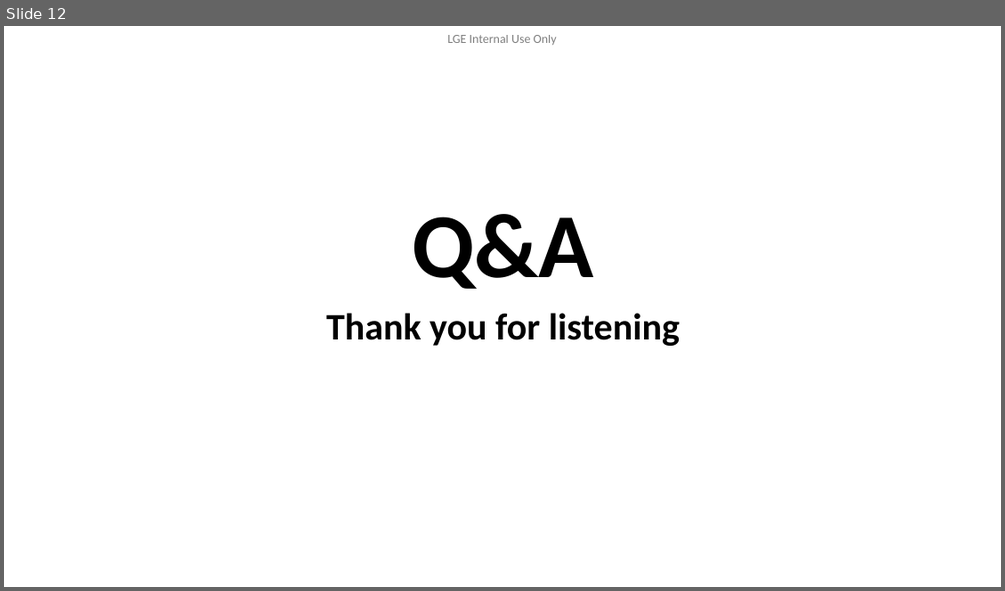
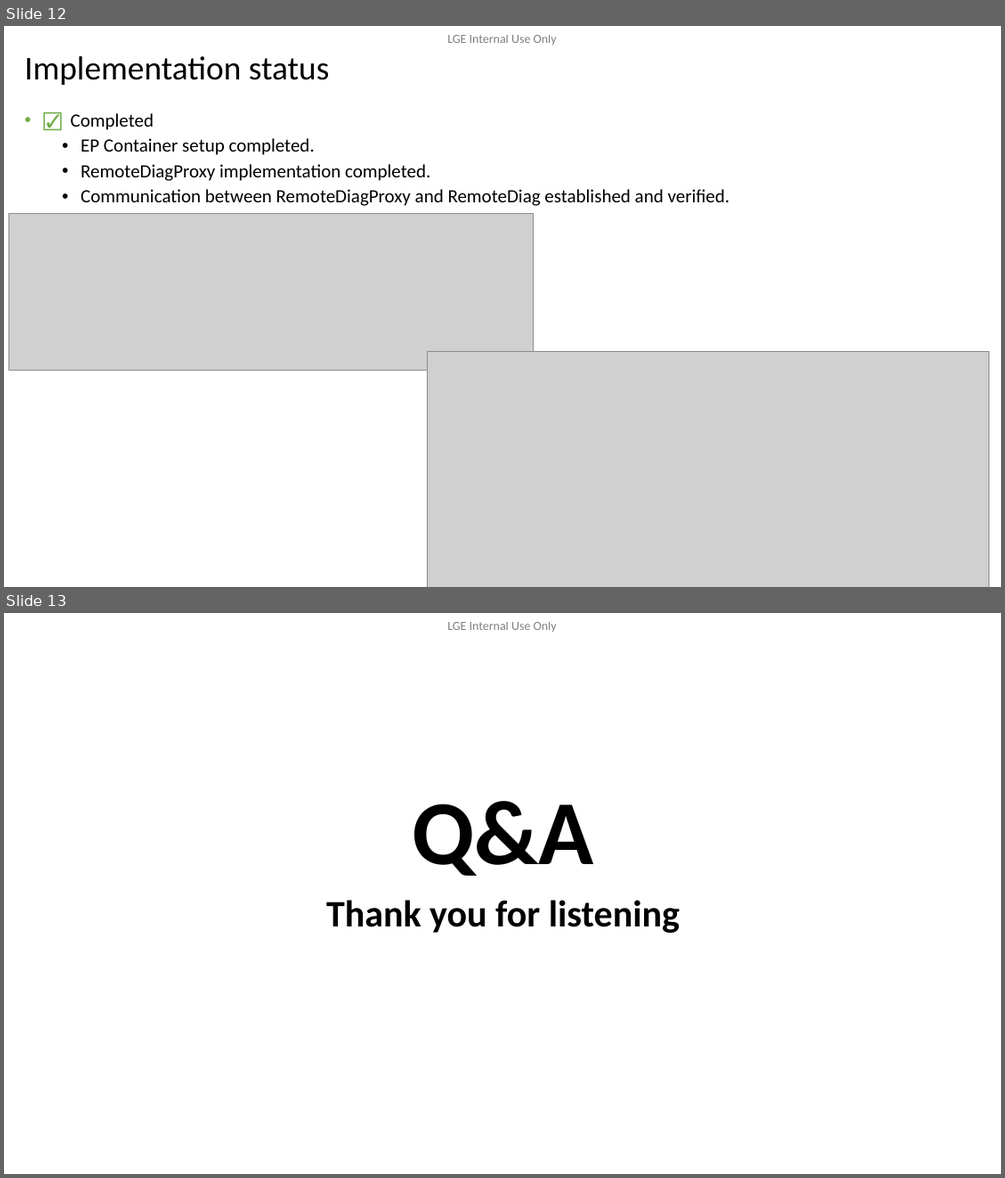
Before and after one commit to btqt/fe, a slide deck: design/FE_phi.vu_Design of Secure Remote Diag on Container Separation Architecture_3rd.pptx. Shown one above the other, each under a label of ours: slide 12 before the commit, slides 12 and 13 after it. The pictures are 1005x591 and 1005x1178 pixels, drawn with LibreOffice and Linux fonts; fonts in the diff are those of the drawing; grey boxes stand for pictures; background and template pictures are left out. Boxes give left, top, right and bottom in pixels: in the first picture for what was removed or moved away, otherwise in the second. Text is boxed around its words. In the diff, an @@ line names an element or a change of style, - is before the commit and + after.

```diff
--- a/design/FE_phi.vu_Design of Secure Remote Diag on Container Separation Architecture_3rd.pptx
+++ b/design/FE_phi.vu_Design of Secure Remote Diag on Container Separation Architecture_3rd.pptx
@@ slide 12 added at (4, 26, 1001, 587), background #FFFFFF; not listed: 1 template element that a slide beside it also shows @@
@@ title added at (24, 56, 330, 85), 32 pt, text #000000 @@
+Implementation status
@@ text added at (71, 113, 730, 206), 18 pt, text #000000 @@
+• ☑ Completed
+  • EP Container setup completed.
+  • RemoteDiagProxy implementation completed.
+  • Communication between RemoteDiagProxy and RemoteDiag established and verified.
@@ picture added at (9, 213, 533, 370) @@
@@ picture added at (427, 351, 989, 587) @@
@@ what was slide 12 is now slide 13 @@
```
Also in this commit, not shown: 7 slides changed, 1 other slide added, 1 slide removed, 1 other file.
